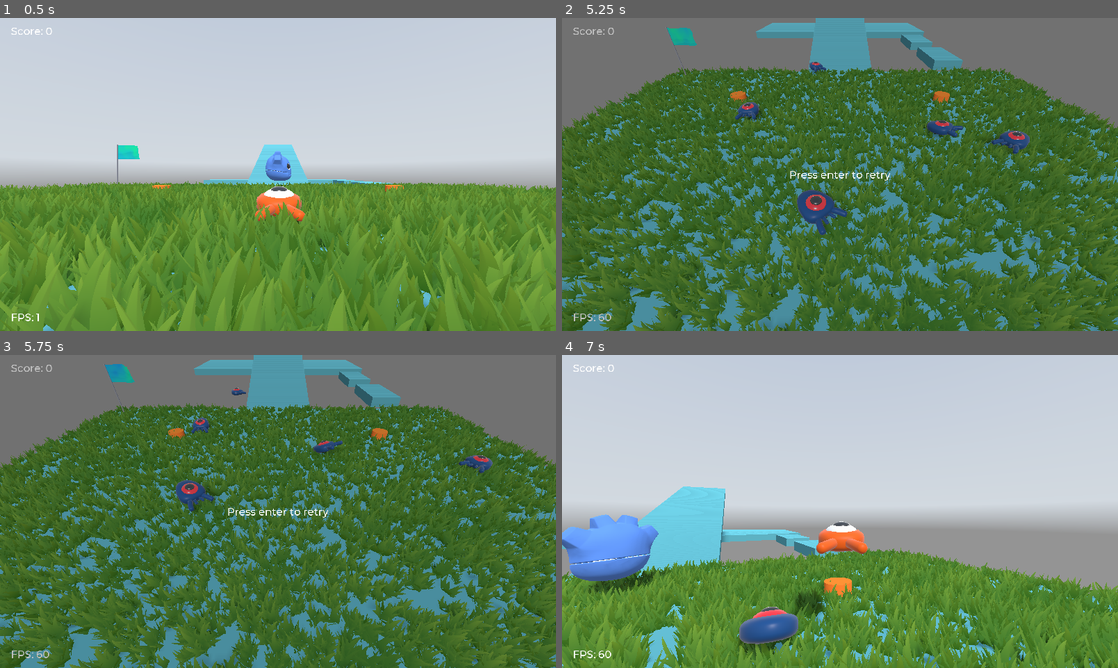
Above: before the commit, frames 1-4 (two rows, left to right).
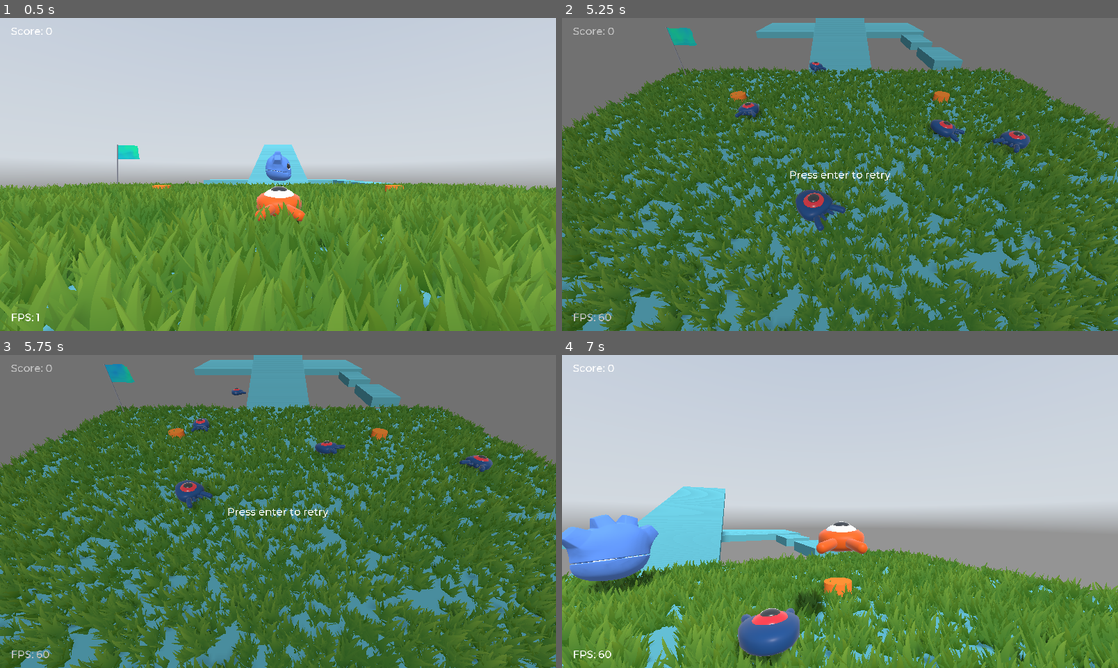
Above: after the commit, the same moments.

Repository: telmotrooper/squash-the-creeps
Game: Godot game, scene res://Main.tscn
The game is run twice, just before and just after one commit, with the same random seed, the same clock (stepped at 60 frames per second) and the same inputs. A sky picture missing from this copy of the repository is replaced by a grey-blue gradient.
Inputs (mouse positions are in pixels of both pictures, inside the frame that each line leads up to):
- Up to frame 1 (0.5 s): no input
- Up to frame 2 (5.25 s): tap Enter (ui_accept) at 0.5 s; move the mouse to (867, 174) at 0.52 s; hold Up (move_forward) from 0.53 s (still down); tap Delete every 1.5 s from 0.6 to 5.1 s; click (867, 174) at 0.67 s; tap Space (jump) at 0.77, 1.52, 3.02, 3.77, 4.52 s; move the mouse to (812, 174) at 1.27 s; tap Shift at 1.35, 2.85, 4.35 s; move the mouse to (851, 168) at 2.02 s; move the mouse to (834, 180) at 2.77 s; click (834, 180) at 2.92 s; move the mouse to (878, 177) at 3.52 s; move the mouse to (795, 171) at 4.27 s; move the mouse to (845, 174) at 5.02 s; click (845, 174) at 5.17 s
- Up to frame 3 (5.75 s): keep holding Up (move_forward)
- Up to frame 4 (7 s): tap Enter (ui_accept) at 5.75 s; move the mouse to (817, 505) at 5.77 s; release Up (move_forward) at 5.78 s; hold Right (move_right) 5.78-6.53 s; tap Shift at 5.85 s; tap Space (jump) at 6.02, 6.77 s; move the mouse to (867, 511) at 6.52 s; hold Up (move_forward) from 6.53 s (still down); tap Delete at 6.6 s

Frame 1 is identical in both runs. In frame 2, 0.6% of the frame differs, in the area x 31-85%, y 14-70%; in frame 3, 0.4%; in frame 4, 1.1%, in the area x 31-43%, y 80-100%.

Commit message:
Ignore height of player when spawning

Diff:
--- a/Mob.gd
+++ b/Mob.gd
@@ -13,6 +13,9 @@
 func initiliaze(start_position, player_position):
   translation = start_position
   look_at(player_position, Vector3.UP)
+  # Ignore height of player position, spawn looking straight.
+  rotation.x = 0
+
   # Rotate between -45 degrees and 45 degrees.
   rotate_y(rand_range(-PI / 4.0, PI / 4.0))
 
